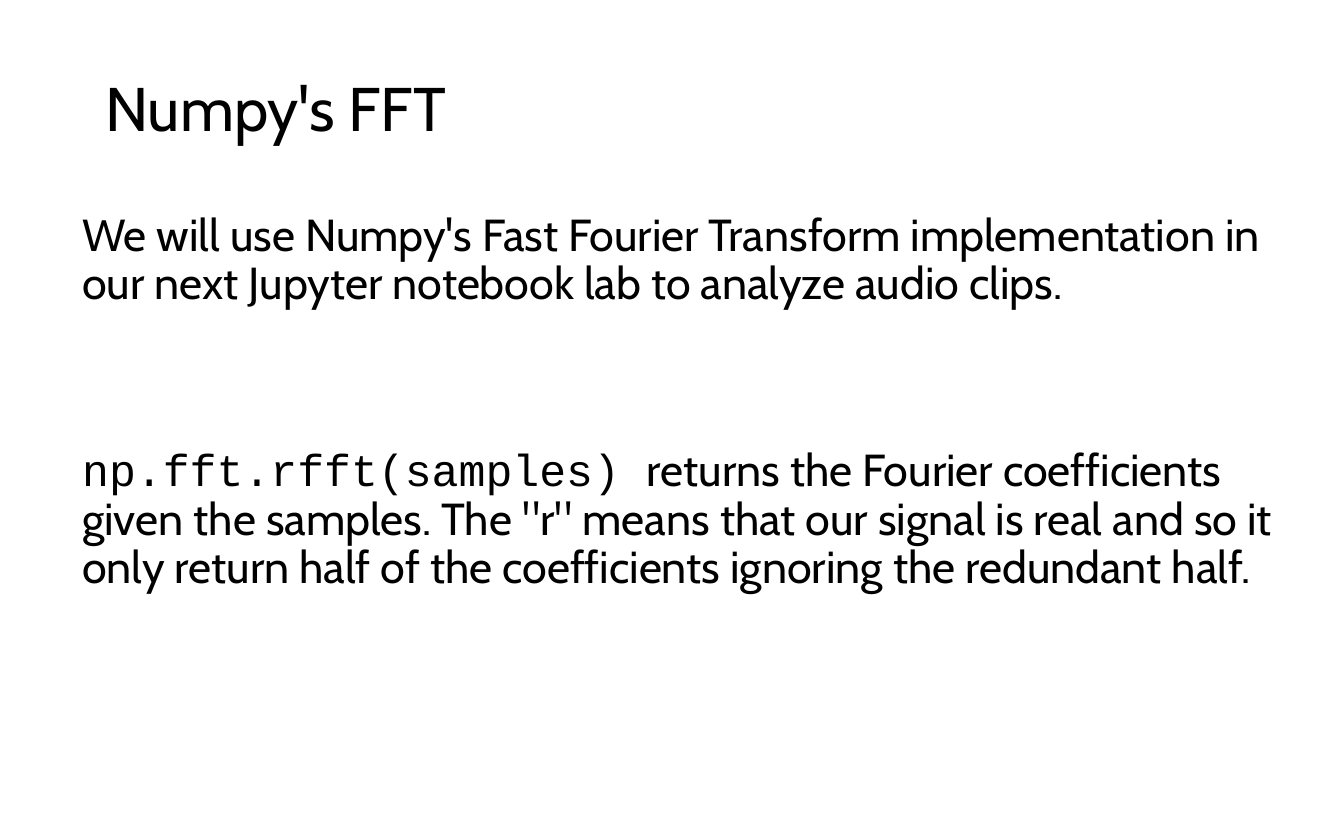
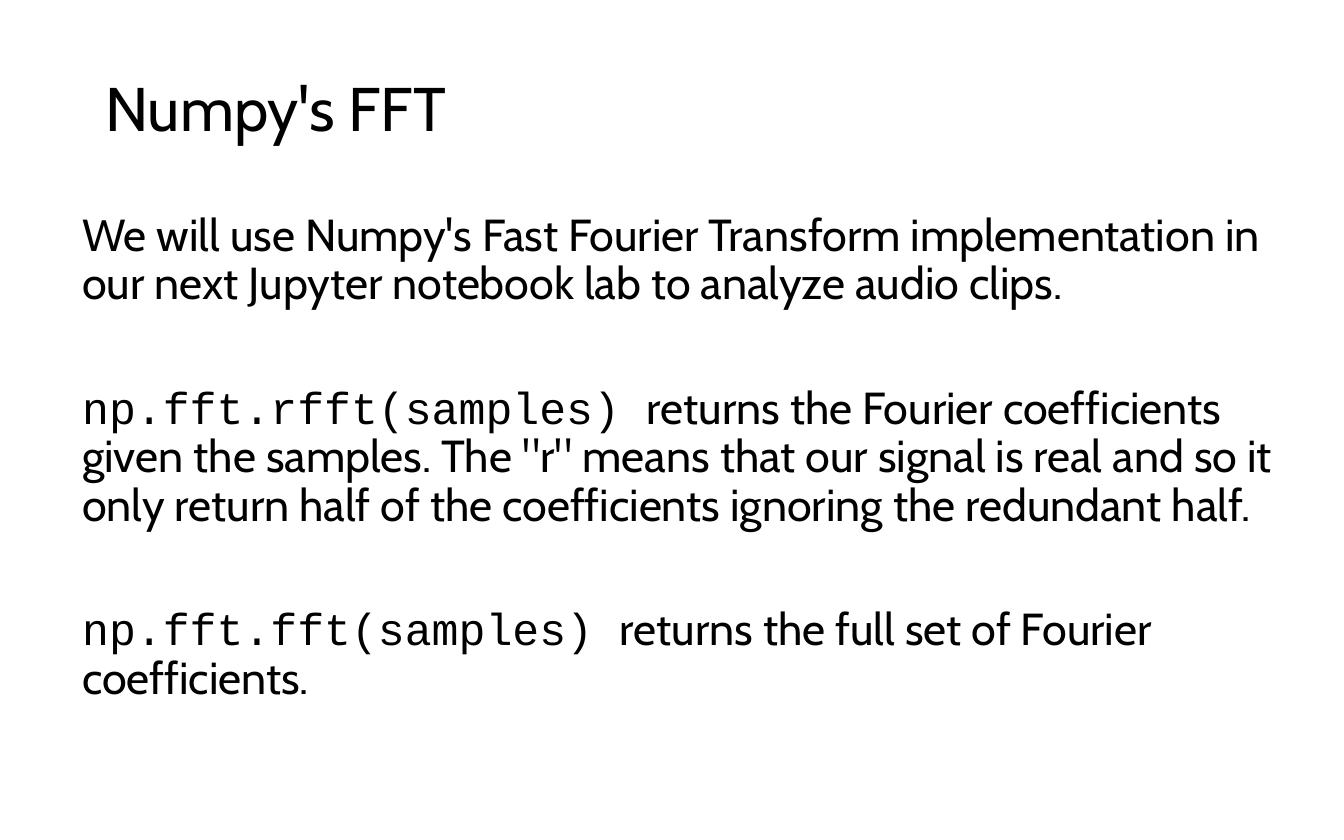
Before and after one commit to LongBaoNguyen/longbaonguyen.github.io, a slide deck: slide 23 of courses/apcsp/lect17.pptx. Drawn at 1344x840 pixels with LibreOffice and Linux fonts; fonts in the diff are those of the drawing; background and template pictures are left out. Boxes give left, top, right and bottom in pixels: in the first picture for what was removed or moved away, otherwise in the second. Text is boxed around its words. In the diff, an @@ line names an element or a change of style, - is before the commit and + after.

```diff
--- a/courses/apcsp/lect17.pptx
+++ b/courses/apcsp/lect17.pptx
@@ text at bbox=[82, 611, 1152, 695]: paragraph added @@
+np.fft.fft(samples) returns the full set of Fourier coefficients.
```
Also in this commit, not shown: 3 other files.
